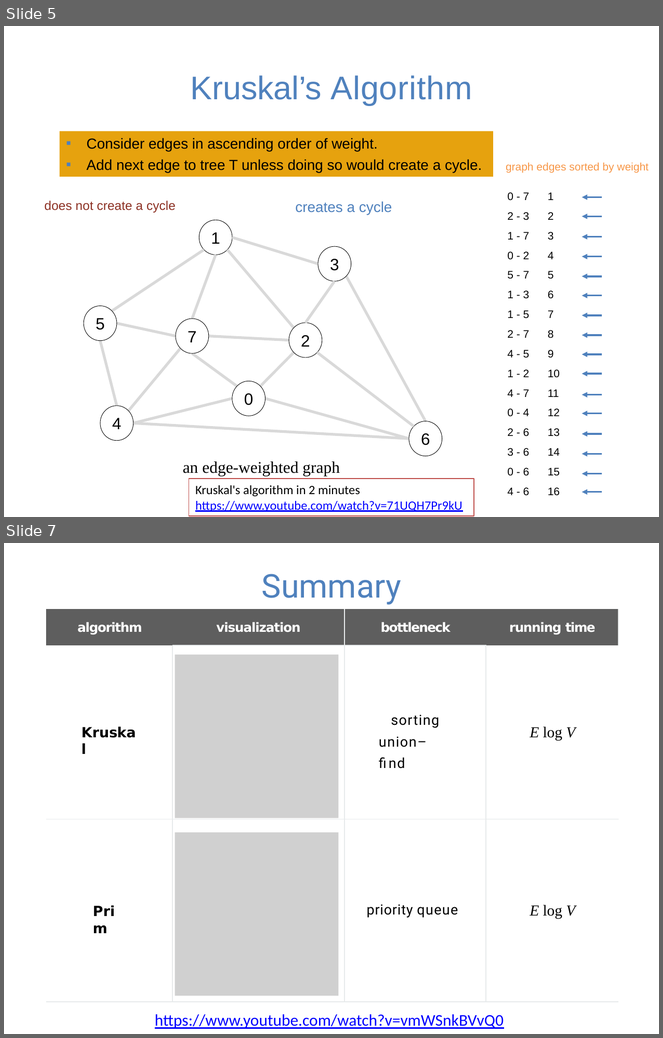
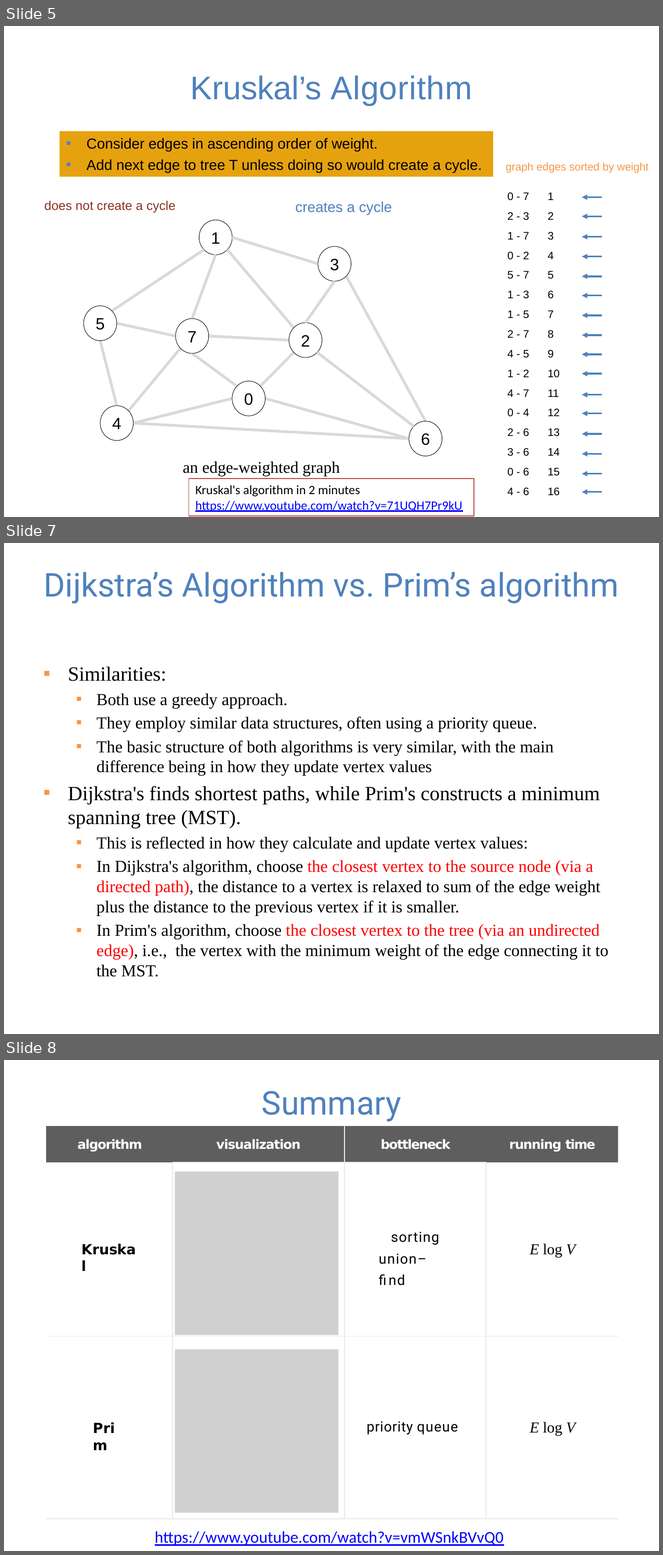
Before and after one commit to guhofstra/CSC111Fa25, a slide deck: PPTs/Lecture 12-minimum spanning trees.pptx. Shown one above the other, each under a label of ours: slides 5 and 7 before the commit, slides 5, 7 and 8 after it; the slides between them are not shown. The pictures are 663x1038 and 663x1555 pixels, drawn with LibreOffice and Linux fonts; fonts in the diff are those of the drawing; grey boxes stand for pictures. Boxes give left, top, right and bottom in pixels: in the first picture for what was removed or moved away, otherwise in the second. Text is boxed around its words. In the diff, an @@ line names an element or a change of style, - is before the commit and + after.

```diff
--- a/PPTs/Lecture 12-minimum spanning trees.pptx
+++ b/PPTs/Lecture 12-minimum spanning trees.pptx
@@ slide 7 added at [4, 543, 659, 1034], background #FFFFFF @@
@@ title added at [44, 572, 619, 604], 36 pt, text #4F81BD @@
+Dijkstra’s Algorithm vs. Prim’s algorithm
@@ text added at [68, 667, 609, 977], 18.5 pt, text #000000 @@
+▪ Similarities:
+  ▪ Both use a greedy approach.
+  ▪ They employ similar data structures, often using a priority queue.
+  ▪ The basic structure of both algorithms is very similar, with the main difference being in how they update vertex values
+▪ Dijkstra's finds shortest paths, while Prim's constructs a minimum spanning tree (MST).
+  ▪ This is reflected in how they calculate and update vertex values:
+  ▪ In Dijkstra's algorithm, choose the closest vertex to the source node (via a directed path), the distance to a vertex is relaxed to sum of the edge weight plus the distance to the previous vertex if it is smaller.
+  ▪ In Prim's algorithm, choose the closest vertex to the tree (via an undirected edge), i.e., the vertex with the minimum weight of the edge connecting it to the MST.
@@ what was slide 7 is now slide 8 @@
```
Also in this commit, not shown: 2 slides changed, 7 other files.
